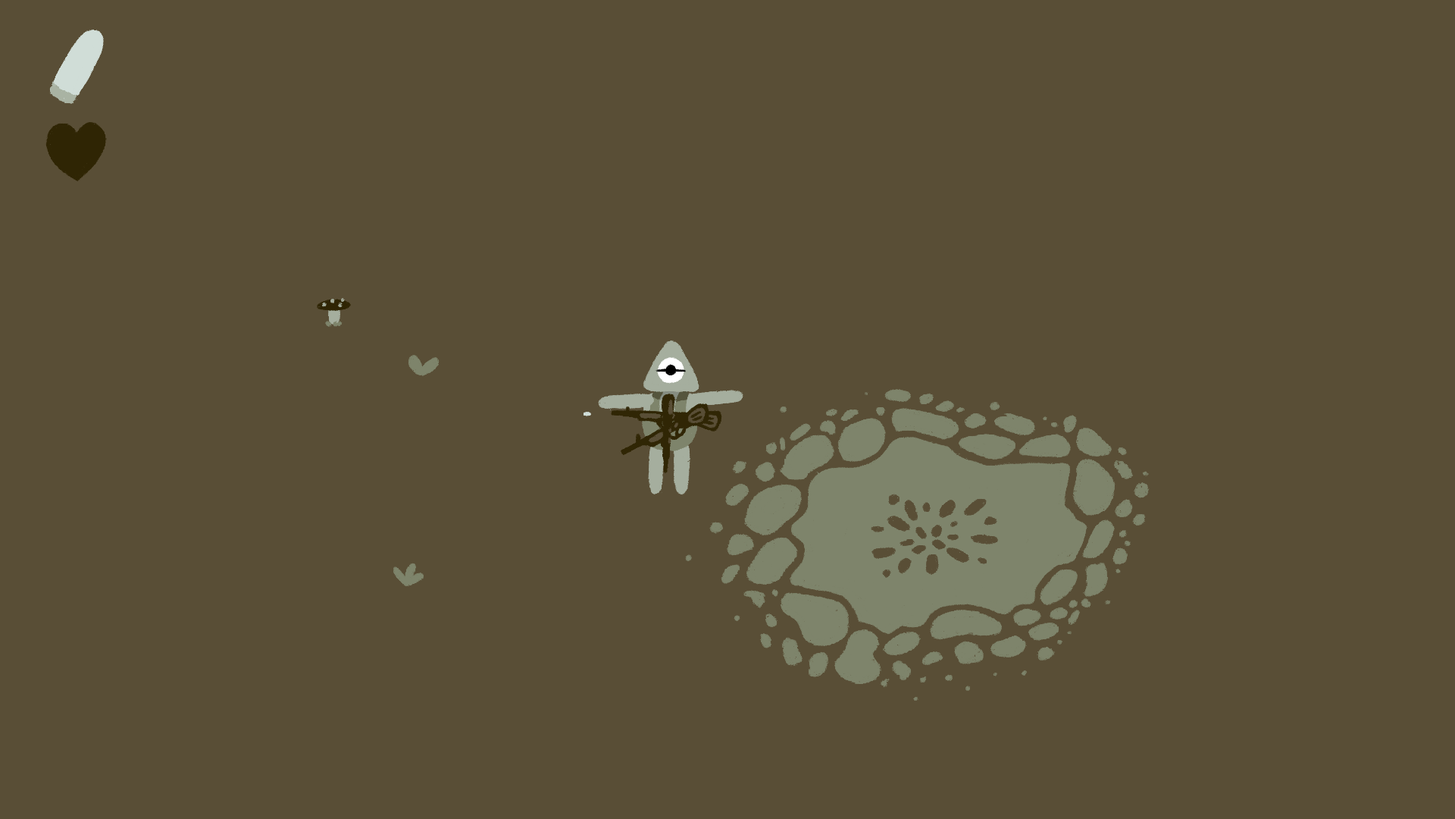
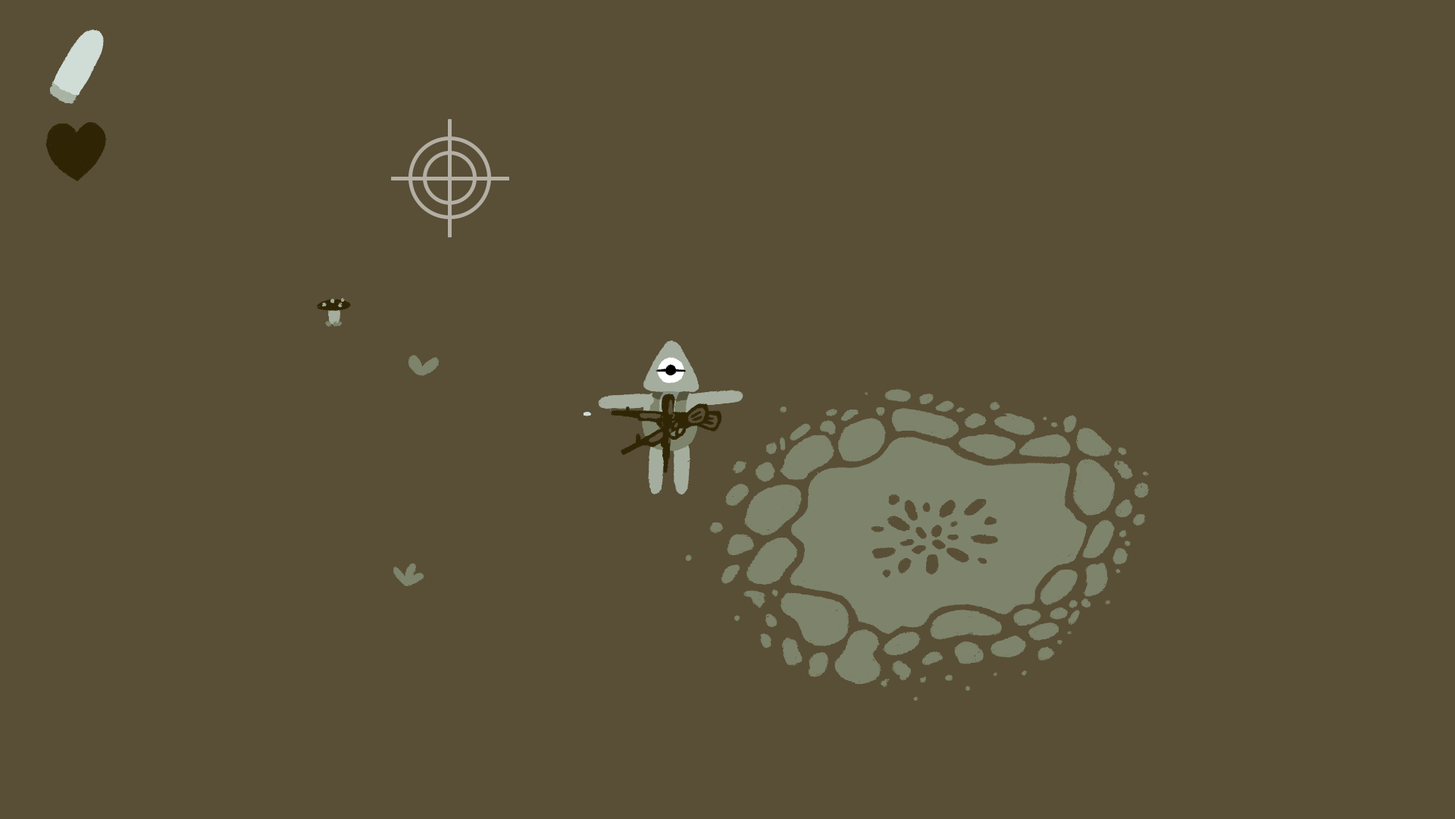
Two versions of the same layered image (1455x819). Layer-by-layer changes:
added group "UI" with 5 layers above "Game" over [391,119,510,238]
added group "Crosshair" (55%) with 4 layers in group "UI" over [391,119,510,238]
added layer "Ellipse 1" (1st of 2, in "UI" › "Crosshair") in group "Crosshair" over [422,150,477,205]
added layer "Linie 1 Kopie" in group "Crosshair" over [391,176,510,181]
added layer "Linie 1" in group "Crosshair" over [447,119,452,238]
added layer "Ellipse 1" (2nd of 2, in "UI" › "Crosshair") in group "Crosshair" over [408,136,492,220]
